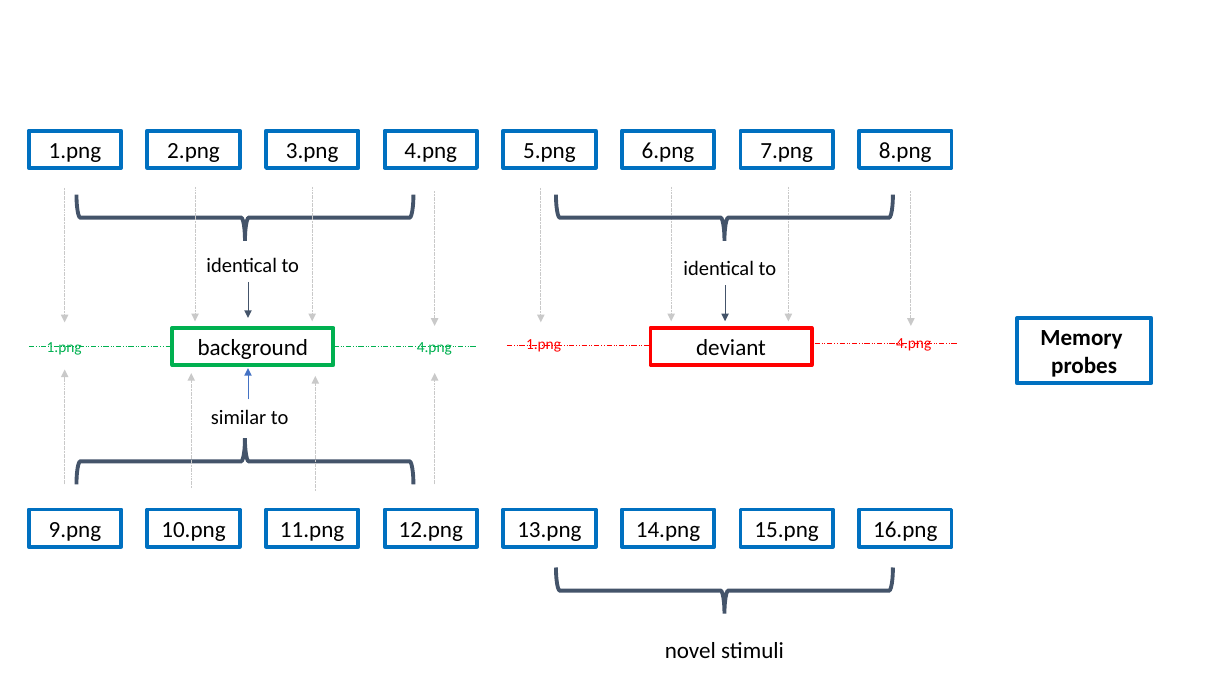
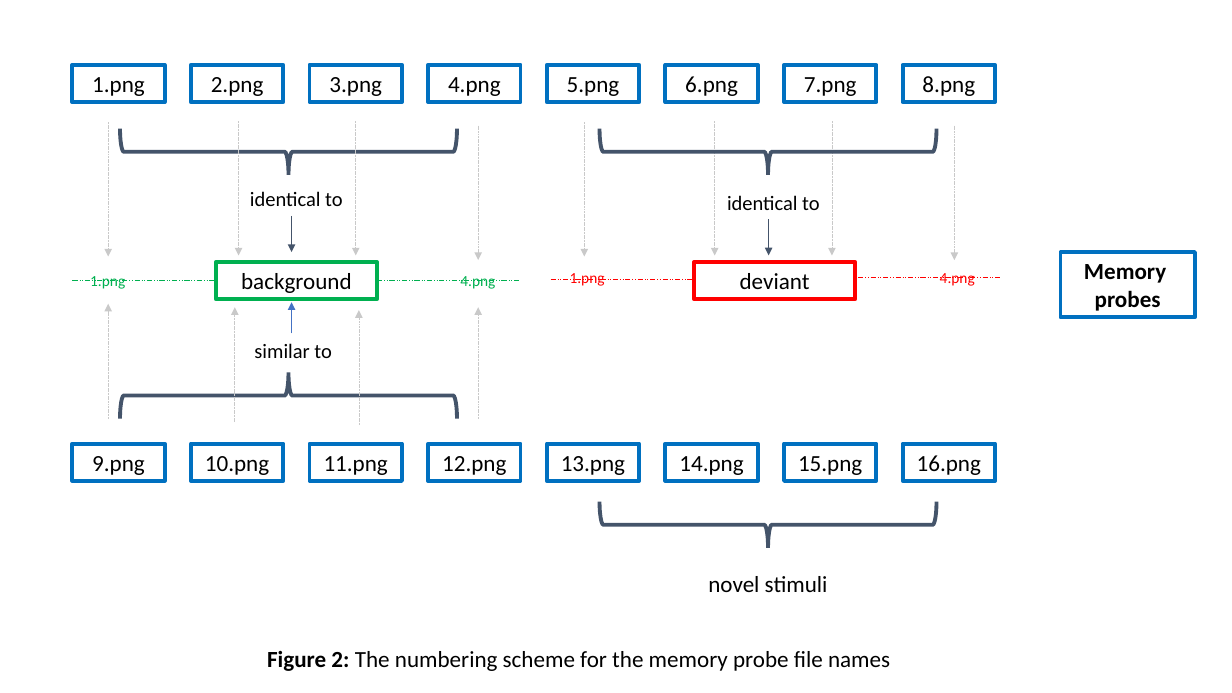
Before and after one commit to anjiecao/looking_time, a slide deck: slide 3 of images/readme/readme_plots.pptx. Drawn at 1232x693 pixels with LibreOffice and Linux fonts; fonts in the diff are those of the drawing. Boxes give left, top, right and bottom in pixels: in the first picture for what was removed or moved away, otherwise in the second. Text is boxed around its words. In the diff, an @@ line names an element or a change of style, - is before the commit and + after.

```diff
--- a/images/readme/readme_plots.pptx
+++ b/images/readme/readme_plots.pptx
@@ 19 rectangles, 15 arrows, 8 texts, 4 lines, 4 right braces: place and size @@
-19 rectangles, 15 arrows, 8 texts, 4 lines, 4 right braces at (29, 130, 1153, 658)
+19 rectangles, 15 arrows, 8 texts, 4 lines, 4 right braces at (72, 65, 1196, 592)
@@ text added at (267, 651, 890, 671), 18 pt, text #000000 @@
+Figure 2: The numbering scheme for the memory probe file names
```
Also in this commit, not shown: 1 other slide changed, 5 other files.
